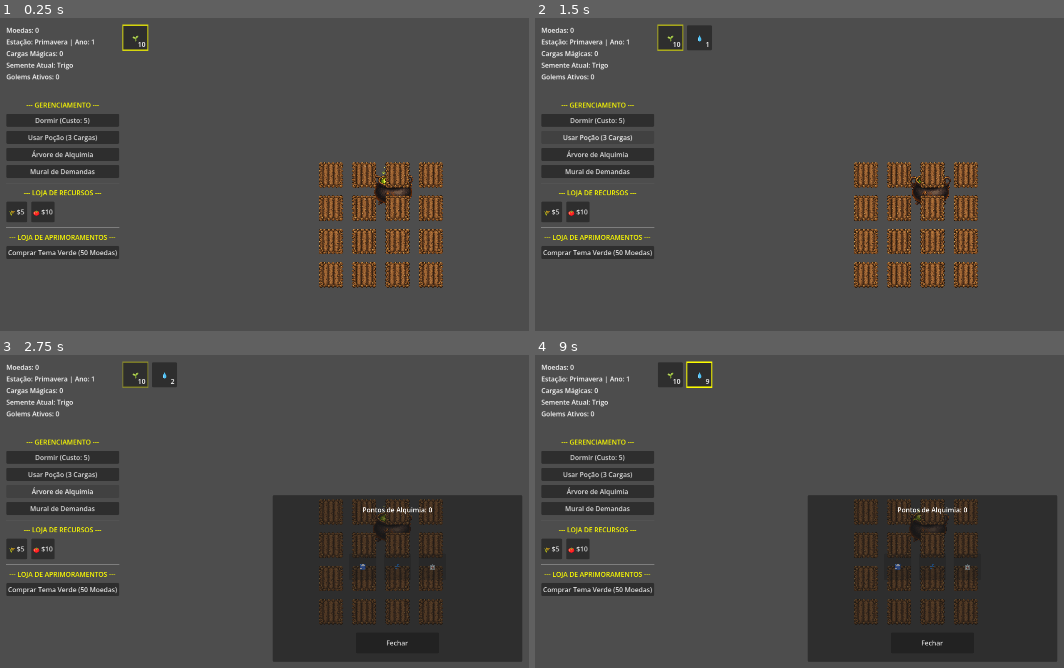
Above: before the commit, frames 1-4 (two rows, left to right).
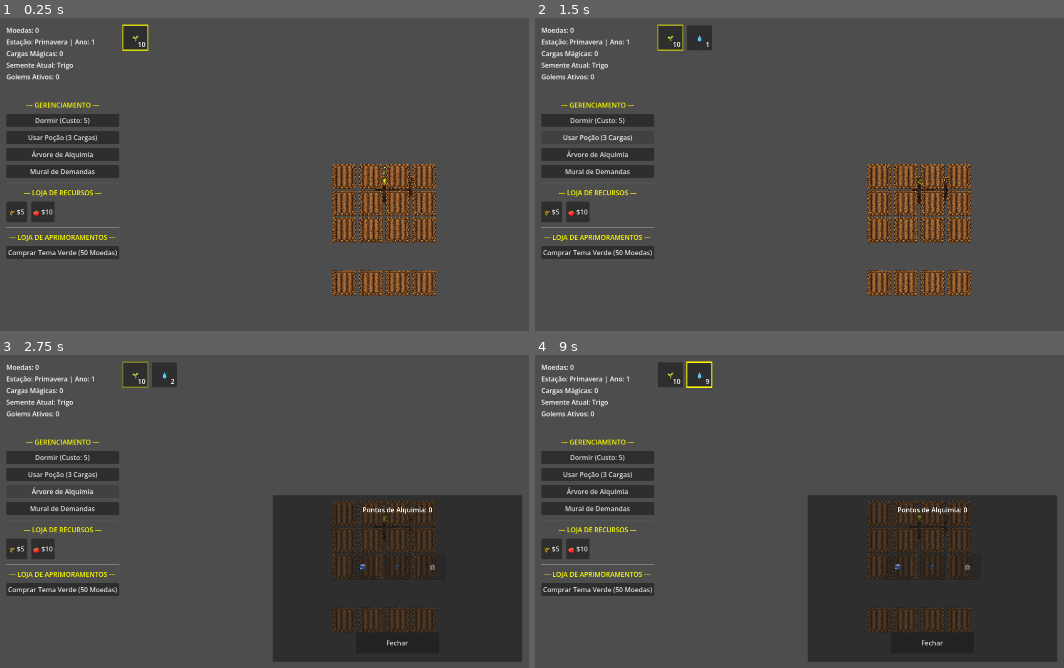
Above: after the commit, the same moments.

Repository: LeandroSatsuki/Cauldron-Crops
Game: Godot game, scene res://Scenes/Main.tscn
Two runs of this game, one before a commit and one after it. Both use one fixed random seed, a clock stepped at 60 frames per second and the inputs below.
Inputs:
- Up to frame 1 (0.25 s): no input
- Up to frame 2 (1.5 s): click "Dormir (Custo: 5)" at 0.5 s; click "Usar Poção (3 Cargas)" at 1.25 s
- Up to frame 3 (2.75 s): click "Árvore de Alquimia" at 2 s
- Up to frame 4 (9 s): click "Mural de Demandas" at 2.75 s; click "🌾 $5" at 3.5 s; click "🍅 $10" at 4.25 s; click "Comprar Tema Verde (50 Moedas)" at 5 s; click "🌱" at 5.75 s; click "🌱" at 6.5 s; click "💧" at 7.25 s; click "Vender 1" at 8 s; click "Fechar" at 8.75 s

The runs differ from the first frame. In frame 1, 6.9% of the frame differs, in the area x 60-84%, y 46-89%; in frame 2, 6.8%; in frame 3, 2.2%; in frame 4, 2.2%.

Commit message:
implementacao do grid snap automatico para lotes de plantacao

Diff:
--- a/Scenes/Main.tscn
+++ b/Scenes/Main.tscn
@@ -1,11 +1,12 @@
-[gd_scene load_steps=4 format=3]
+[gd_scene format=3 uid="uid://coaingido2u6y"]
 
-[ext_resource type="Script" path="res://Scripts/Main.gd" id="1_maingd"]
+[ext_resource type="Script" uid="uid://cs1q0furekbnj" path="res://Scripts/Main.gd" id="1_maingd"]
 [ext_resource type="PackedScene" path="res://Scenes/UI.tscn" id="2_uiscene"]
-[ext_resource type="PackedScene" path="res://Scenes/Cauldron.tscn" id="3_cauldronscene"]
+[ext_resource type="PackedScene" uid="uid://ccka0djblsc4a" path="res://Scenes/Cauldron.tscn" id="3_cauldronscene"]
 
-[node name="World" type="Node2D"]
+[node name="World" type="Node2D" unique_id=1433733631]
 script = ExtResource("1_maingd")
 
-[node name="CauldronUI" parent="." instance=ExtResource("3_cauldronscene")]
-[node name="UI" parent="." instance=ExtResource("2_uiscene")]
+[node name="CauldronUI" parent="." unique_id=1614176975 instance=ExtResource("3_cauldronscene")]
+
+[node name="UI" parent="." unique_id=824803257 instance=ExtResource("2_uiscene")]
--- a/Scripts/FarmPlot.gd
+++ b/Scripts/FarmPlot.gd
@@ -5,6 +5,8 @@
 # Texturas futuras preparadas
 const TEX_SECA_ADUBADA = preload("res://Assets/seca_adubada.png")
 const TEX_MOLHADA_ADUBADA = preload("res://Assets/molhada_adubada.png")
+const GRID_SIZE = 64 # Tamanho padrao do tile
+
 # Máquina de estados simples
 enum State {
 	VAZIO,
@@ -26,6 +28,11 @@
 @onready var tooltip_area: Control = $TooltipArea
 
 func _ready() -> void:
+	# Trava o posicionamento no centro perfeito do grid
+	var snap_x = round(global_position.x / GRID_SIZE) * GRID_SIZE
+	var snap_y = round(global_position.y / GRID_SIZE) * GRID_SIZE
+	global_position = Vector2(snap_x, snap_y)
+
 	add_to_group("lotes_terra")
 	# Configura o timer como one-shot e conecta o sinal de timeout
 	if timer:
